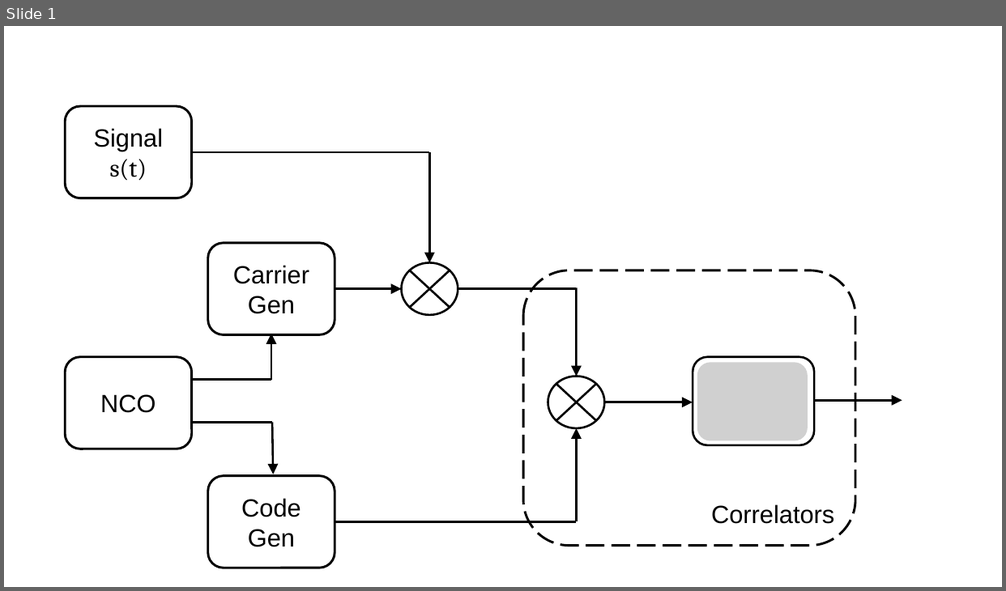
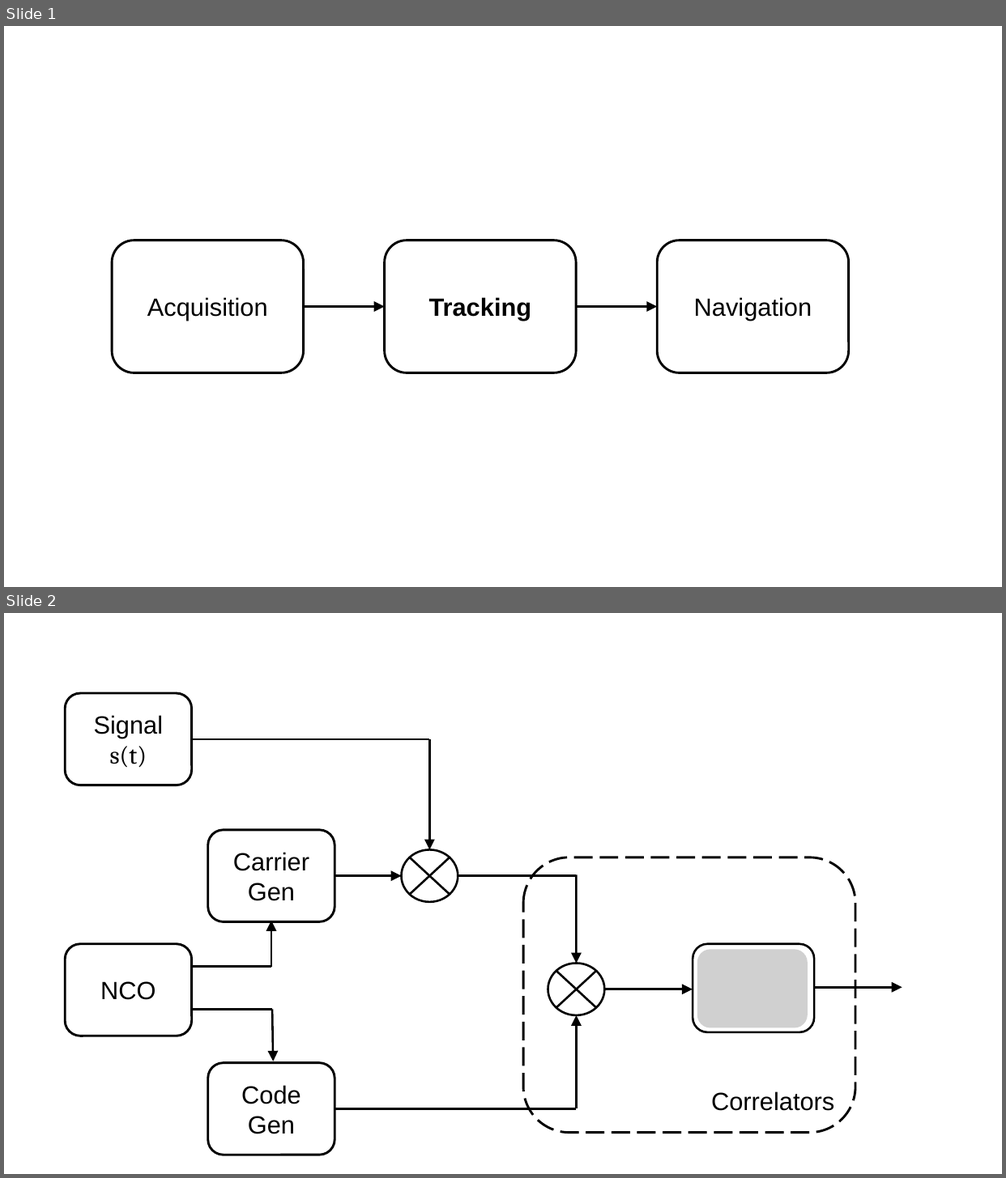
Before and after one commit to BenjiaH/MSc-Project, a slide deck: Final dissertation/_IMAGES/PPT2SVG/PPT2SVG.pptx. Shown one above the other, each under a label of ours: slide 1 before the commit, slides 1 and 2 after it. The pictures are 1006x591 and 1006x1178 pixels, drawn with LibreOffice and Linux fonts; fonts in the diff are those of the drawing; grey boxes stand for pictures. Boxes give left, top, right and bottom in pixels: in the first picture for what was removed or moved away, otherwise in the second. Text is boxed around its words. In the diff, an @@ line names an element or a change of style, - is before the commit and + after.

```diff
--- a/Final dissertation/_IMAGES/PPT2SVG/PPT2SVG.pptx
+++ b/Final dissertation/_IMAGES/PPT2SVG/PPT2SVG.pptx
@@ slide 1 added at box(4, 26, 1002, 587), background #FFFFFF @@
@@ group added at box(112, 240, 849, 373): 3 rounded rectangles, 2 arrows @@
+Acquisition
+Tracking
+Navigation
@@ what was slide 1 is now slide 2 @@
```
Also in this commit, not shown: 1 slide changed, 14 other files.
